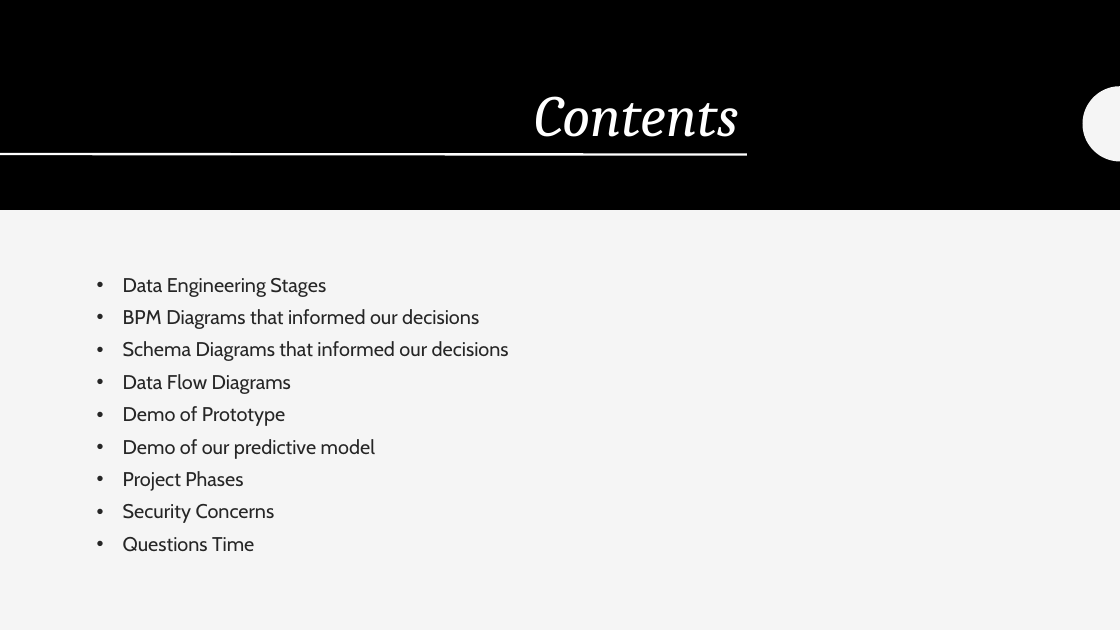
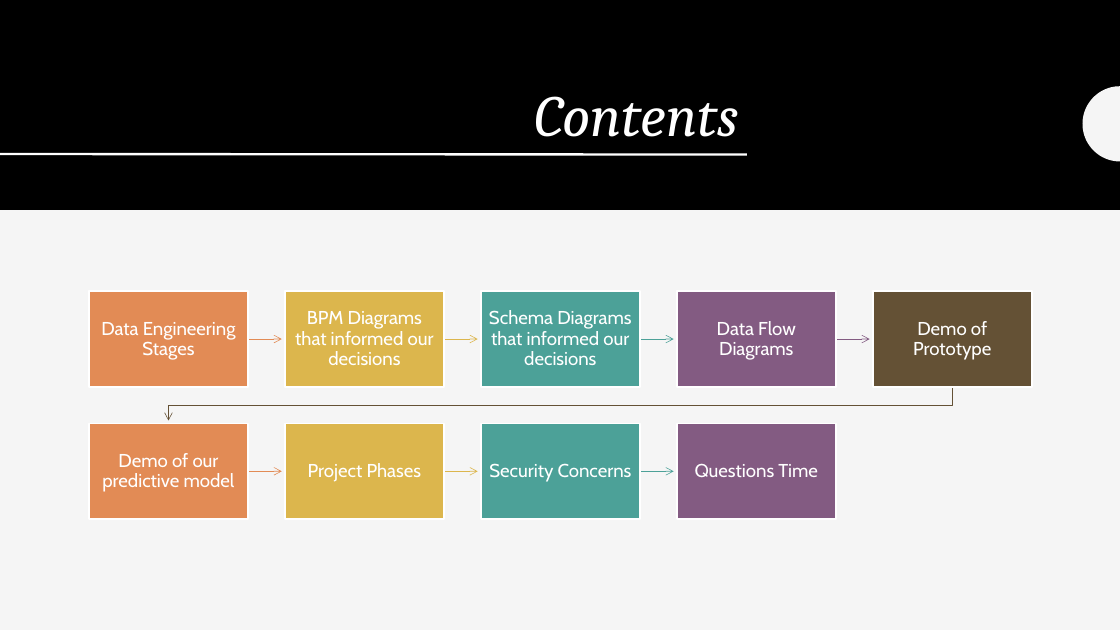
Before and after one commit to acquayefrank/nyc-crashes, a slide deck: slide 3 of documents/final_presentation.pptx. Drawn at 1120x630 pixels with LibreOffice and Linux fonts; fonts in the diff are those of the drawing. Boxes give left, top, right and bottom in pixels: in the first picture for what was removed or moved away, otherwise in the second. Text is boxed around its words. In the diff, an @@ line names an element or a change of style, - is before the commit and + after.

Commit message:
completed project .. I think

```diff
--- a/documents/final_presentation.pptx
+++ b/documents/final_presentation.pptx
@@ text removed at <box>123,278,509,552</box> @@
-• Data Engineering Stages
-• BPM Diagrams that informed our decisions
-• Schema Diagrams that informed our decisions
-• Data Flow Diagrams
-• Demo of Prototype
-• Demo of our predictive model
-• Project Phases
-• Security Concerns
-• Questions Time
@@ group added at <box>89,292,1033,519</box>: 9 rectangles, 9 texts, 8 freeform shapes @@
+Data Engineering Stages
+BPM Diagrams that informed our decisions
+Schema Diagrams that informed our decisions
+Data Flow Diagrams
+Demo of Prototype
+Demo of our predictive model
+Project Phases
+Security Concerns
+Questions Time
```
Also in this commit, not shown: 1 other slide changed, 8 slides added, 1 slide removed, 4 other files.
